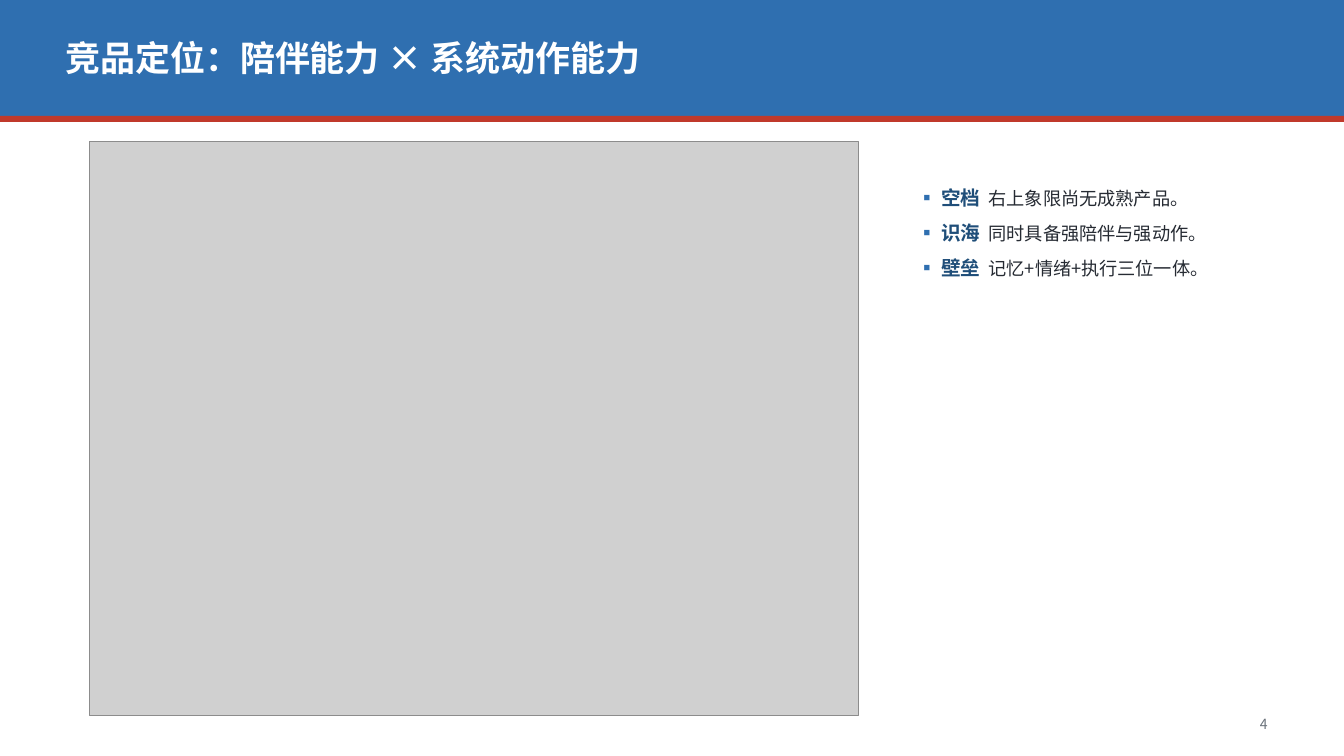
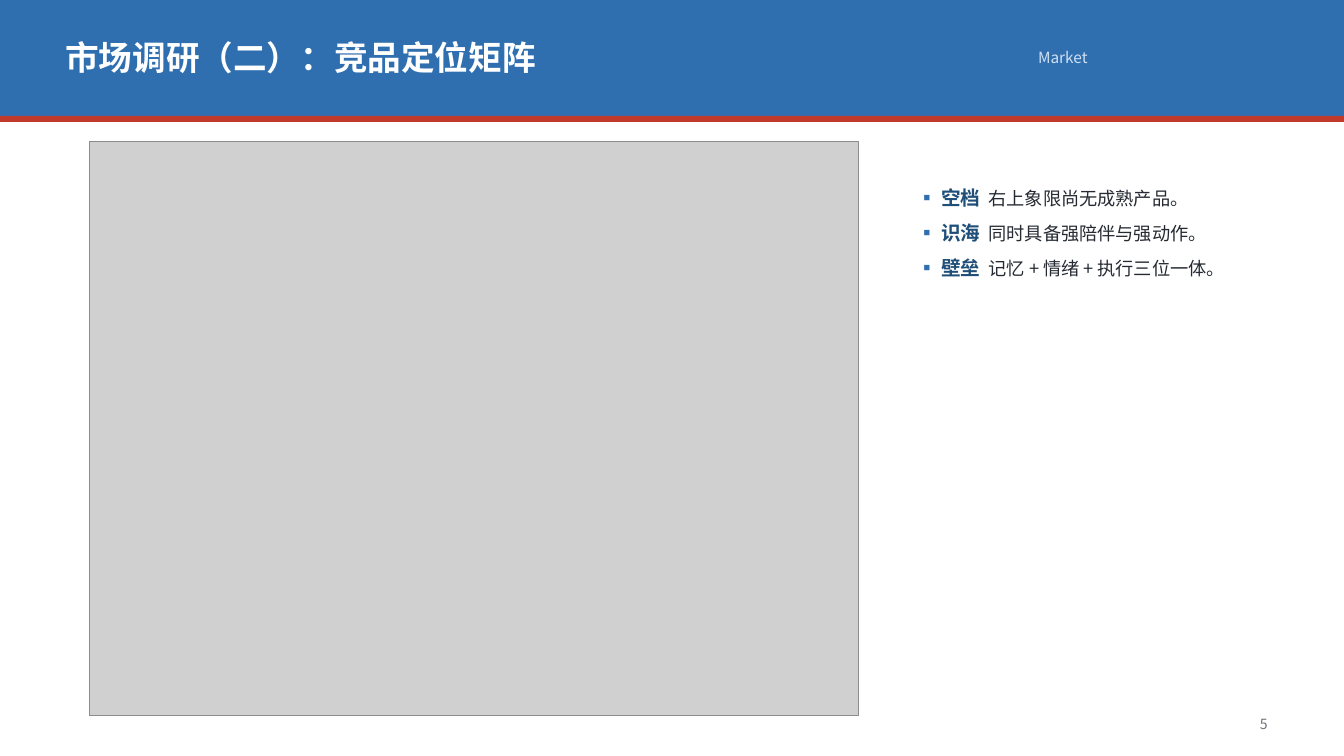
Before and after one commit to Zjx20252082383/astrbot-deepseek-template, a slide deck: slide 7 of core/识海_深度项目调研汇报.pptx (slide 5 before the commit). Drawn at 1344x756 pixels with LibreOffice and Linux fonts; fonts in the diff are those of the drawing; grey boxes stand for pictures. Boxes give left, top, right and bottom in pixels: in the first picture for what was removed or moved away, otherwise in the second. Text is boxed around its words. In the diff, an @@ line names an element or a change of style, - is before the commit and + after.

Commit message:
增强调研PPT：新增Hook、政策分析、市场规模与痛点、心理学原理简介+建模实现、技术创新与未来规划，扩至34页

```diff
--- a/core/识海_深度项目调研汇报.pptx
+++ b/core/识海_深度项目调研汇报.pptx
@@ text at box(65, 41, 535, 74): text changed; size 25 to 24 pt @@
-竞品定位：陪伴能力 × 系统动作能力
+市场调研（二）：竞品定位矩阵
@@ text added at box(1038, 51, 1088, 63), 11 pt, text #CFE0F2 @@
+Market
@@ text at box(941, 258, 1225, 277): spaces changed @@
-▪ 壁垒 记忆+情绪+执行三位一体。
+▪ 壁垒 记忆 + 情绪 + 执行三位一体。
@@ text at box(1260, 719, 1268, 729): text changed @@
-4
+5
```
Also in this commit, not shown: 21 other slides changed, 11 slides added, 1 slide removed, 2 other files.
